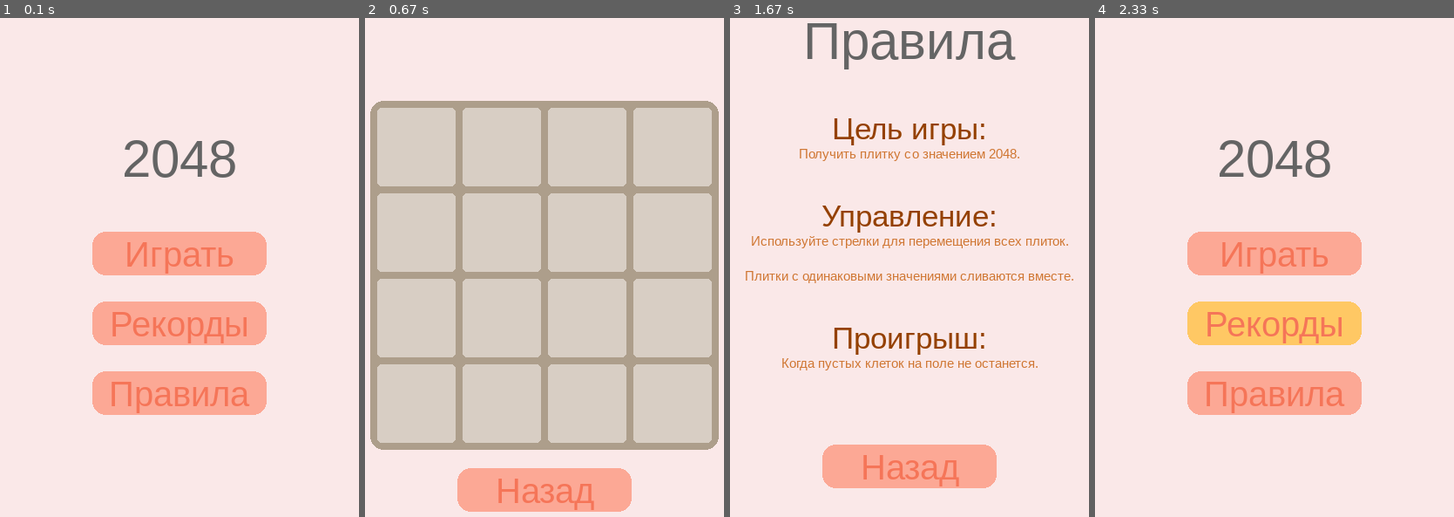
Above: before the commit, frames 1-4 (left to right).
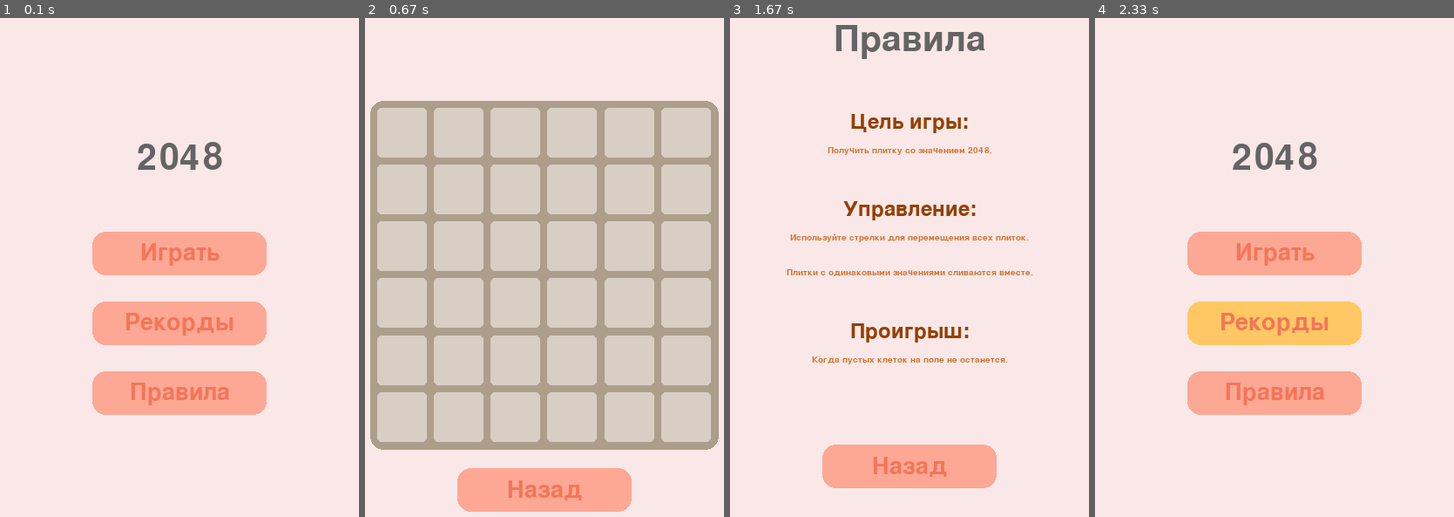
Above: after the commit, the same moments.

Repository: NaFo61/2048_Pygame
Game: pygame game, started from game/main.py
The game is run twice, just before and just after one commit, with the same random seed, the same clock (stepped at 60 frames per second) and the same inputs.
Inputs (mouse positions are in pixels of both pictures, inside the frame that each line leads up to):
- Up to frame 1 (0.1 s): no input
- Up to frame 2 (0.67 s): click "Играть" at 0.38 s
- Up to frame 3 (1.67 s): hold Right 0.67-1.13 s; press the mouse at (909, 492) at 1.2 s; move the mouse to (923, 432) at 1.3 s; release the mouse at (941, 372) at 1.43 s; press the mouse at (909, 392) at 1.53 s; move the mouse to (934, 302) at 1.63 s
- Up to frame 4 (2.33 s): release the mouse at (1324, 212) at 1.77 s; press the mouse at (1274, 467) at 1.87 s; move the mouse to (1256, 432) at 1.97 s; release the mouse at (1242, 402) at 2.1 s; press the mouse at (1274, 322) at 2.2 s; move the mouse to (1202, 317) at 2.3 s

The runs differ from the first frame. In frame 1, 3.3% of the frame differs, in the area x 31-70%, y 24-80%; in frame 2, 16%, in the area x 3-97%, y 18-99%; in frame 3, 9.0%; in frame 4, 3.4%.

Commit message:
add click_music.wav | update sounds

Diff:
--- a/game/main.py
+++ b/game/main.py
@@ -1,6 +1,5 @@
 import random
 import sys
-import time
 
 import pygame
 
@@ -48,7 +47,7 @@
             15,
         )
 
-        font = pygame.font.SysFont("bahnschrift", 40)
+        font = pygame.font.SysFont("spendthrift", 40)
         text = font.render("Назад", True, style.S_BUTTON_TEXT)
 
         button_x_text = width // 2 - text.get_width() // 2
@@ -56,7 +55,6 @@
 
         screen.blit(text, (button_x_text, button_y_text))
         # <==== Назад ====>
-
 
     def render_cell(self, screen, i, j):
         cell_value = self.board[i][j]
@@ -91,22 +89,30 @@
         text_width, text_height = font.size(str(cell_value))
 
         text_x = (
-            self.left
-            + self.margin * (j + 1)
-            + j * self.cell_size
-            + (self.cell_size - text_width) // 2
+                self.left
+                + self.margin * (j + 1)
+                + j * self.cell_size
+                + (self.cell_size - text_width) // 2
         )
         text_y = (
-            self.top
-            + self.margin * (i + 1)
-            + i * self.cell_size
-            + (self.cell_size - text_height) // 2
+                self.top
+                + self.margin * (i + 1)
+                + i * self.cell_size
+                + (self.cell_size - text_height) // 2
         )
 
         screen.blit(text_rendered, (text_x, text_y))
 
 
 class Login:
+    def __init__(self, screen_size, settings):
+        self.left = 50
+        self.top = 150
+
+        self.screen_size = screen_size
+
+        self.value = settings.get("value")
+
     def check_empty_cells(self):
         return not all(all(line) for line in self.board)
 
@@ -129,8 +135,8 @@
         for i in range(self.value):
             for j in range(self.value - 1):
                 if (
-                    self.board[i][j] == self.board[i][j + 1]
-                    and self.board[i][j + 1] != 0
+                        self.board[i][j] == self.board[i][j + 1]
+                        and self.board[i][j + 1] != 0
                 ):
                     self.board[i][j] = self.board[i][j] * 2
                     self.board[i].pop(j + 1)
@@ -141,10 +147,10 @@
             [0] * line.count(0) + [i for i in line if i] for line in self.board
         ]
         for i in range(self.value):
-            for j in range(3, 0, -1):
+            for j in range(self.value - 1, 0, -1):
                 if (
-                    self.board[i][j] == self.board[i][j - 1]
-                    and self.board[i][j] != 0
+                        self.board[i][j] == self.board[i][j - 1]
+                        and self.board[i][j] != 0
                 ):
                     self.board[i][j] *= 2
                     self.board[i].pop(j - 1)
@@ -158,8 +164,8 @@
         for i in range(self.value):
             for j in range(self.value - 1):
                 if (
-                    self.board[i][j] == self.board[i][j + 1]
-                    and self.board[i][j + 1] != 0
+                        self.board[i][j] == self.board[i][j + 1]
+                        and self.board[i][j + 1] != 0
                 ):
                     self.board[i][j] = self.board[i][j] * 2
                     self.board[i].pop(j + 1)
@@ -172,10 +178,10 @@
             [0] * line.count(0) + [i for i in line if i] for line in self.board
         ]
         for i in range(self.value):
-            for j in range(3, 0, -1):
+            for j in range(self.value - 1, 0, -1):
                 if (
-                    self.board[i][j] == self.board[i][j - 1]
-                    and self.board[i][j] != 0
+                        self.board[i][j] == self.board[i][j - 1]
+                        and self.board[i][j] != 0
                 ):
                     self.board[i][j] *= 2
                     self.board[i].pop(j - 1)
@@ -184,9 +190,7 @@
 
 
 class Game(Board, Login):
-    def __init__(self, screen, screen_size, settings):
-        width, height = screen_size
-
+    def __init__(self, screen_size, settings):
         super().__init__(screen_size, settings)
 
     def move(self, key):
@@ -205,20 +209,23 @@
 
 
 class App(Game):
-    def __init__(self, screen, screen_size):
+    def __init__(self, screen, screen_size, level):
         screen = screen
         self.screen_size = screen_size
-        self.LEVEL = 1
-        self.settings = funcs.generate_settings(self.LEVEL)
+        self.level = level
+        self.settings = funcs.generate_settings(level)
 
         self.move_sounds = [pygame.mixer.Sound(f'../data/move_music_{i}.wav') for i in range(1, 4)]
+        self.click_sound = pygame.mixer.Sound(f"../data/click_music.wav")
 
         self.start_page(screen)
 
         self.game_page(screen)
 
+        super().__init__(screen_size, self.settings)
+
     def game_page(self, screen):
-        board = Game(screen, self.screen_size, self.settings)
+        board = Game(self.screen_size, self.settings)
 
         while True:
             for event in pygame.event.get():
@@ -226,21 +233,22 @@
                     self.terminate()
                 if event.type == pygame.KEYDOWN:
                     if event.key in (
-                        pygame.K_LEFT,
-                        pygame.K_RIGHT,
-                        pygame.K_UP,
-                        pygame.K_DOWN,
+                            pygame.K_LEFT,
+                            pygame.K_RIGHT,
+                            pygame.K_UP,
+                            pygame.K_DOWN,
                     ):
                         random.choice(self.move_sounds).play()
                         board.move(event.key)
                 if event.type == pygame.MOUSEBUTTONDOWN:
-                        pos = event.pos
-                        x, y = pos
-                        if (
-                                250 - 100 < x < 250 + 100
-                                and 596 - 25 < y < 596 + 25
-                        ):
-                            self.start_page(screen)
+                    pos = event.pos
+                    x, y = pos
+                    if (
+                            250 - 100 < x < 250 + 100
+                            and 596 - 25 < y < 596 + 25
+                    ):
+                        self.click_sound.play()
+                        self.start_page(screen)
             board.render(screen)
             pygame.display.flip()
 
@@ -250,7 +258,7 @@
         screen.fill(style.BACKGROUND_COLOR)
 
         # <==== Надпись ====>
-        font = pygame.font.SysFont("bahnschrift", 60)
+        font = pygame.font.SysFont("spendthrift", 60)
         text = font.render("2048", True, style.S_MAIN_TITLE)
 
         text_x = width // 2 - text.get_width() // 2
@@ -273,7 +281,7 @@
             15,
         )
 
-        font = pygame.font.SysFont("bahnschrift", 40)
+        font = pygame.font.SysFont("spendthrift", 40)
         text = font.render("Играть", True, style.S_BUTTON_TEXT)
 
         button_x_text_1 = width // 2 - text.get_width() // 2
@@ -296,7 +304,7 @@
             15,
         )
 
-        font = pygame.font.SysFont("bahnschrift", 40)
+        font = pygame.font.SysFont("spendthrift", 40)
         text = font.render("Рекорды", True, style.S_BUTTON_TEXT)
 
         button_x_text_2 = width // 2 - text.get_width() // 2
@@ -319,7 +327,7 @@
             15,
         )
 
-        font = pygame.font.SysFont("bahnschrift", 40)
+        font = pygame.font.SysFont("spendthrift", 40)
         text = font.render("Правила", True, style.S_BUTTON_TEXT)
 
         button_x_text_3 = width // 2 - text.get_width() // 2
@@ -336,11 +344,14 @@
                     pos = event.pos
                     x, y = pos
                     if play_button_rect.collidepoint(x, y):
+                        self.click_sound.play()
                         self.game_page(screen)
                     elif records_button_rect.collidepoint(x, y):
+                        self.click_sound.play()
                         # Handle records button click
                         ...
                     elif rules_button_rect.collidepoint(x, y):
+                        self.click_sound.play()
                         self.rules_page(screen)
                 if event.type == pygame.MOUSEMOTION:
                     pos = event.pos
@@ -353,7 +364,7 @@
                             0,
                             15,
                         )
-                        font = pygame.font.SysFont("bahnschrift", 40)
+                        font = pygame.font.SysFont("spendthrift", 40)
                         text = font.render("Играть", True, style.S_BUTTON_TEXT)
 
                         button_x_text_1 = width // 2 - text.get_width() // 2
@@ -368,7 +379,7 @@
                             0,
                             15,
                         )
-                        font = pygame.font.SysFont("bahnschrift", 40)
+                        font = pygame.font.SysFont("spendthrift", 40)
                         text = font.render("Играть", True, style.S_BUTTON_TEXT)
 
                         button_x_text_1 = width // 2 - text.get_width() // 2
@@ -384,7 +395,7 @@
                             0,
                             15,
                         )
-                        font = pygame.font.SysFont("bahnschrift", 40)
+                        font = pygame.font.SysFont("spendthrift", 40)
                         text = font.render("Рекорды", True, style.S_BUTTON_TEXT)
 
                         button_x_text_2 = width // 2 - text.get_width() // 2
@@ -399,7 +410,7 @@
                             0,
                             15,
                         )
-                        font = pygame.font.SysFont("bahnschrift", 40)
+                        font = pygame.font.SysFont("spendthrift", 40)
                         text = font.render("Рекорды", True, style.S_BUTTON_TEXT)
 
                         button_x_text_2 = width // 2 - text.get_width() // 2
@@ -415,7 +426,7 @@
                             0,
                             15,
                         )
-                        font = pygame.font.SysFont("bahnschrift", 40)
+                        font = pygame.font.SysFont("spendthrift", 40)
                         text = font.render("Правила", True, style.S_BUTTON_TEXT)
 
                         button_x_text_3 = width // 2 - text.get_width() // 2
@@ -430,7 +441,7 @@
                             0,
                             15,
                         )
-                        font = pygame.font.SysFont("bahnschrift", 40)
+                        font = pygame.font.SysFont("spendthrift", 40)
                         text = font.render("Правила", True, style.S_BUTTON_TEXT)
 
                         button_x_text_3 = width // 2 - text.get_width() // 2
@@ -455,7 +466,7 @@
         screen.fill(style.BACKGROUND_COLOR)
 
         # <==== Надпись ====>
-        font = pygame.font.SysFont("bahnschrift", 60)
+        font = pygame.font.SysFont("spendthrift", 60)
         text = font.render("Правила", True, style.S_MAIN_TITLE)
 
         text_x = width // 2 - text.get_width() // 2
@@ -465,8 +476,8 @@
         # <==== Надпись ====>
 
         # <==== Правила игры ====>
-        rule_font_title = pygame.font.SysFont("bahnschrift", 35)
-        rule_font_text = pygame.font.SysFont("bahnschrift", 15)
+        rule_font_title = pygame.font.SysFont("spendthrift", 35)
+        rule_font_text = pygame.font.SysFont("spendthrift", 15)
         rule_text_1 = rule_font_title.render("Цель игры:", True, style.S_TITLE)
         rule_text_2 = rule_font_text.render("Получить плитку со значением 2048.", True, style.S_TEXT)
         rule_text_3 = rule_font_title.render("Управление:", True, style.S_TITLE)
@@ -500,7 +511,7 @@
             15,
         )
 
-        font = pygame.font.SysFont("bahnschrift", 40)
+        font = pygame.font.SysFont("spendthrift", 40)
         text = font.render("Назад", True, style.S_BUTTON_TEXT)
 
         button_x_text_1 = width // 2 - text.get_width() // 2
@@ -517,6 +528,7 @@
                     pos = event.pos
                     x, y = pos
                     if rect.collidepoint(x, y):
+                        self.click_sound.play()
                         self.start_page(screen)
             pygame.display.flip()
 
@@ -529,11 +541,13 @@
 
 def main():
     pygame.init()
-    SCREEN_SIZE = (500, 650)
-    screen = pygame.display.set_mode(SCREEN_SIZE)
+    screen_size = (500, 650)
+    screen = pygame.display.set_mode(screen_size)
     pygame.display.set_caption("2048")
 
-    app = App(screen, SCREEN_SIZE)
+    level = 2
+
+    App(screen, screen_size, level)
 
 
 if __name__ == "__main__":
Not shown, added: data/click_music.wav
